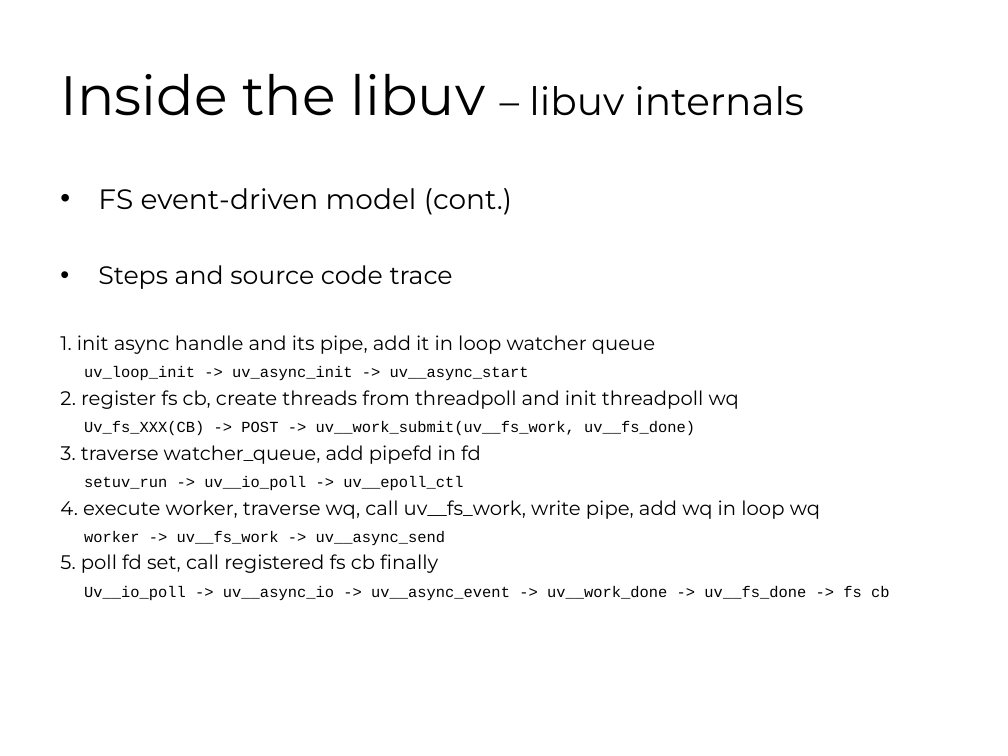
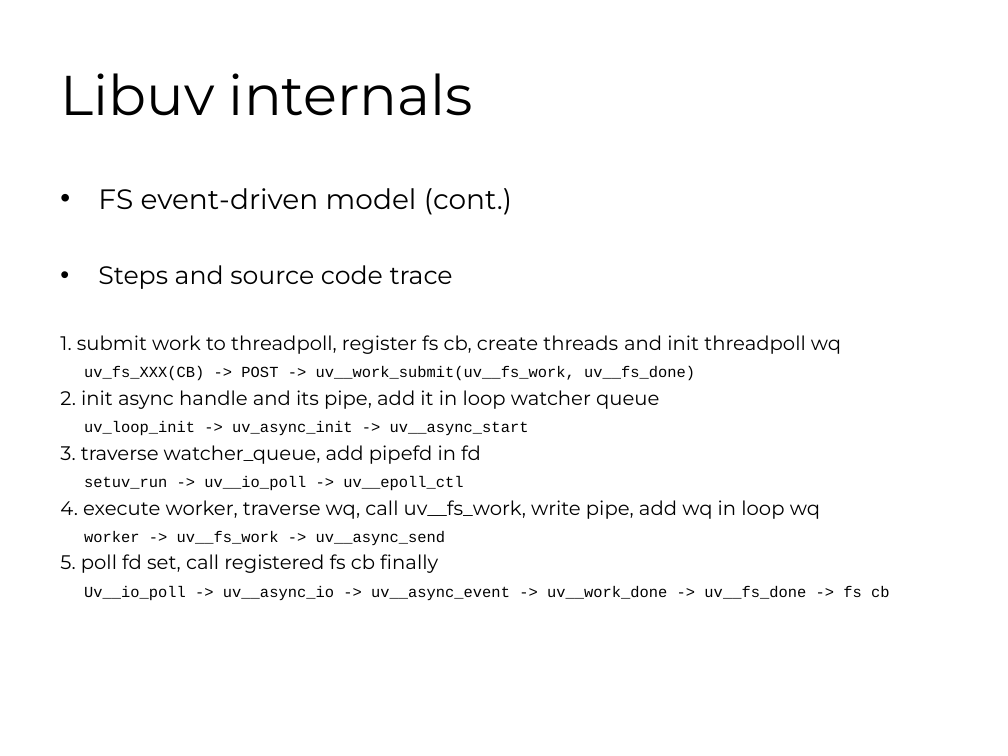
Before and after one commit to young-mu/libuv, a slide deck: slide 16 of libuv.pptx. Drawn at 1008x756 pixels with LibreOffice and Linux fonts; fonts in the diff are those of the drawing. Boxes give left, top, right and bottom in pixels: in the first picture for what was removed or moved away, otherwise in the second. Text is boxed around its words. In the diff, an @@ line names an element or a change of style, - is before the commit and + after.

```diff
--- a/libuv.pptx
+++ b/libuv.pptx
@@ title at (60,73,473,116): text changed; size 27.9 to 40 pt @@
-Inside the libuv – libuv internals
+Libuv internals
@@ text at (60,335,841,409): text changed @@
-1. init async handle and its pipe, add it in loop watcher queue
+1. submit work to threadpoll, register fs cb, create threads and init threadpoll wq
+uv_fs_XXX(CB) -> POST -> uv__work_submit(uv__fs_work, uv__fs_done)
+2. init async handle and its pipe, add it in loop watcher queue
@@ text at (60,390,739,436): paragraphs removed @@
-2. register fs cb, create threads from threadpoll and init threadpoll wq
-Uv_fs_XXX(CB) -> POST -> uv__work_submit(uv__fs_work, uv__fs_done)
```
Also in this commit, not shown: 14 other slides changed, 1 slide added, 3 other files.
